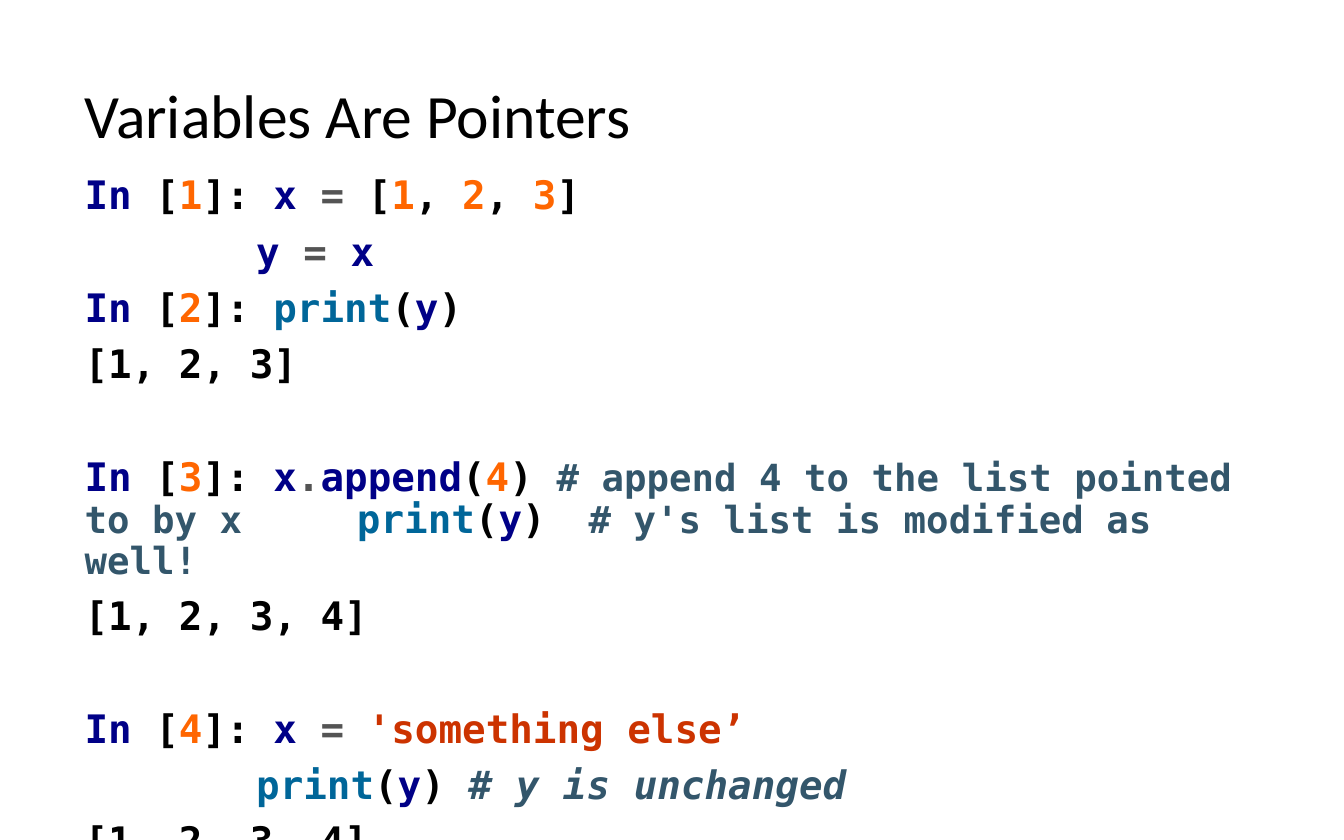
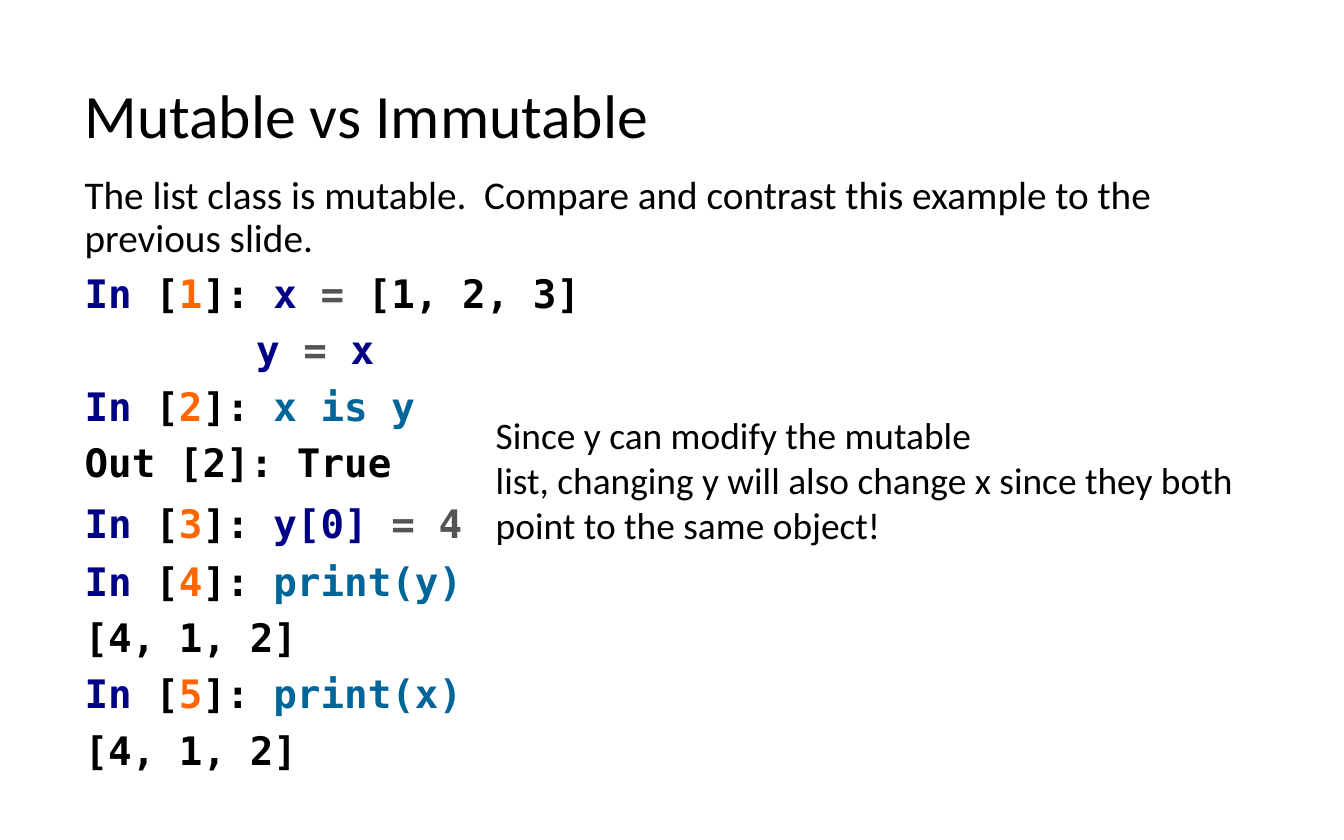
Before and after one commit to LongBaoNguyen/longbaonguyen.github.io, a slide deck: slide 30 of courses/apcsp/lect6.pptx (slide 28 before the commit). Drawn at 1344x840 pixels with LibreOffice and Linux fonts; fonts in the diff are those of the drawing. Boxes give left, top, right and bottom in pixels: in the first picture for what was removed or moved away, otherwise in the second. Text is boxed around its words. In the diff, an @@ line names an element or a change of style, - is before the commit and + after.

```diff
--- a/courses/apcsp/lect6.pptx
+++ b/courses/apcsp/lect6.pptx
@@ title at (85,95,648,139): text changed @@
-Variables Are Pointers
+Mutable vs Immutable
@@ text at (85,181,1151,259): paragraph added @@
+The list class is mutable. Compare and contrast this example to the previous slide.
@@ text at (85,278,580,314): text colour #FF6600 to #000000 in "[1, 2, 3]" @@
@@ text at (85,389,463,771): text changed; text colour #33566B to #000000 @@
-In [2]: print(y)
-[1, 2, 3]
-In [3]: x.append(4) # append 4 to the list pointed to by x print(y) # y's list is modified as well!
-[1, 2, 3, 4]
-In [4]: x = 'something else’
-print(y) # y is unchanged
-[1, 2, 3, 4]
+In [2]: x is y
+Out [2]: True
+In [3]: y[0] = 4
+In [4]: print(y)
+[4, 1, 2]
+In [5]: print(x)
+[4, 1, 2]
@@ text added at (496,423,1232,546), 20 pt, text #000000 @@
+Since y can modify the mutable
+list, changing y will also change x since they both
+point to the same object!
```
Also in this commit, not shown: 1 other slide changed, 2 slides added, 1 other file.
